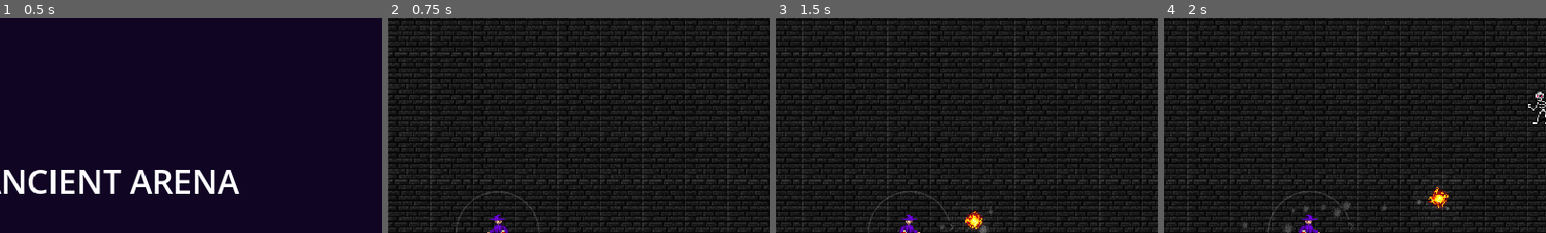
Above: before the commit, frames 1-4 (left to right).
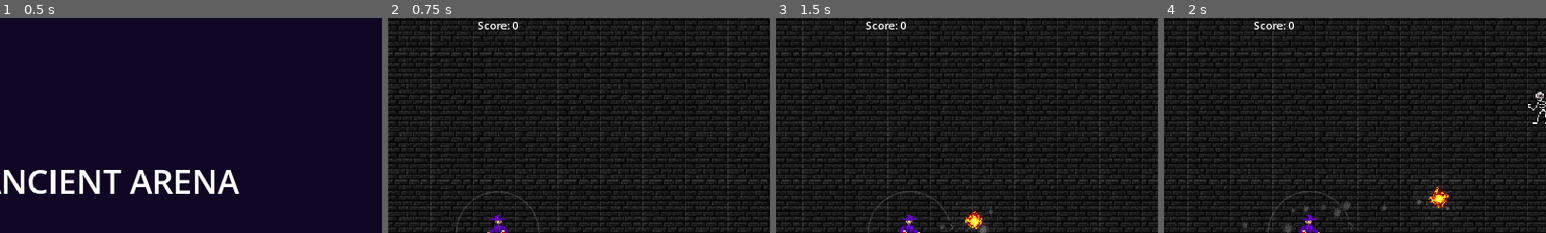
Above: after the commit, the same moments.

Repository: adrianwhatfield/ancient-arena
Game: Godot game, scene res://Scenes/main_menu.tscn
Two runs of this game, one before a commit and one after it. Both use one fixed random seed, a clock stepped at 60 frames per second and the inputs below.
Inputs (mouse positions are % of the whole screen's width and height, from its top left):
- Up to frame 1 (0.5 s): no input
- Up to frame 2 (0.75 s): click "START" at 0.5 s
- Up to frame 3 (1.5 s): move the mouse to (72, 45) at 1.27 s; hold D (right) from 1.28 s (still down); click (72, 45) at 1.35 s
- Up to frame 4 (2 s): keep holding D (right)
The pictures show only the part of the screen within x 36-86%, y 0-50%; the shares and areas given below are measured in that part.

Frame 1 is identical in both runs. In frame 2, 0.2% of the frame differs, in the area x 23-34%, y 1-6%; in frame 3, 0.2%; in frame 4, 0.2%.

Commit message:
Add score

Diff:
--- a/ancient_arena/Scenes/ui.tscn
+++ b/ancient_arena/Scenes/ui.tscn
@@ -7,9 +7,11 @@
 
 [node name="UI" type="Control" parent="."]
 layout_mode = 3
-anchors_preset = 0
-offset_right = 476.0
-offset_bottom = 279.0
+anchors_preset = 15
+anchor_right = 1.0
+anchor_bottom = 1.0
+grow_horizontal = 2
+grow_vertical = 2
 
 [node name="PlayerHealth" type="ProgressBar" parent="UI"]
 layout_mode = 0
@@ -26,3 +28,14 @@
 offset_right = 222.0
 offset_bottom = 77.0
 value = 50.0
+
+[node name="Score" type="Label" parent="UI"]
+layout_mode = 1
+anchors_preset = 5
+anchor_left = 0.5
+anchor_right = 0.5
+offset_left = -26.0
+offset_right = 26.0
+offset_bottom = 26.0
+grow_horizontal = 2
+text = "Score: "
--- a/ancient_arena/Scripts/skeleton.gd
+++ b/ancient_arena/Scripts/skeleton.gd
@@ -3,11 +3,13 @@
 var health = 10
 var damage = 4
 var speed = 100.0
+var score = 15
 
 var target = Vector2.ZERO
 
 func _process(delta):
 	if health < 0:
+		Stats.score += score
 		queue_free()
 
 func _physics_process(delta):
--- a/ancient_arena/Scripts/slime.gd
+++ b/ancient_arena/Scripts/slime.gd
@@ -3,11 +3,13 @@
 var health = 5
 var damage = 2
 var speed = 75.0
+var score = 10
 
 var target = Vector2.ZERO
 
 func _process(delta):
 	if health < 0:
+		Stats.score += score
 		queue_free()
 
 func _physics_process(delta):
--- a/ancient_arena/Scripts/ui.gd
+++ b/ancient_arena/Scripts/ui.gd
@@ -2,6 +2,7 @@
 
 @onready var player_health = $UI/PlayerHealth
 @onready var player_magic = $UI/PlayerMagic
+@onready var score = $UI/Score
 
 func _process(delta):
 	player_health.max_value = Stats.health
@@ -9,3 +10,5 @@
 
 	player_magic.max_value = Stats.magic
 	player_magic.value = Stats.magic_current
+
+	score.text = "Score: " + str(Stats.score)
